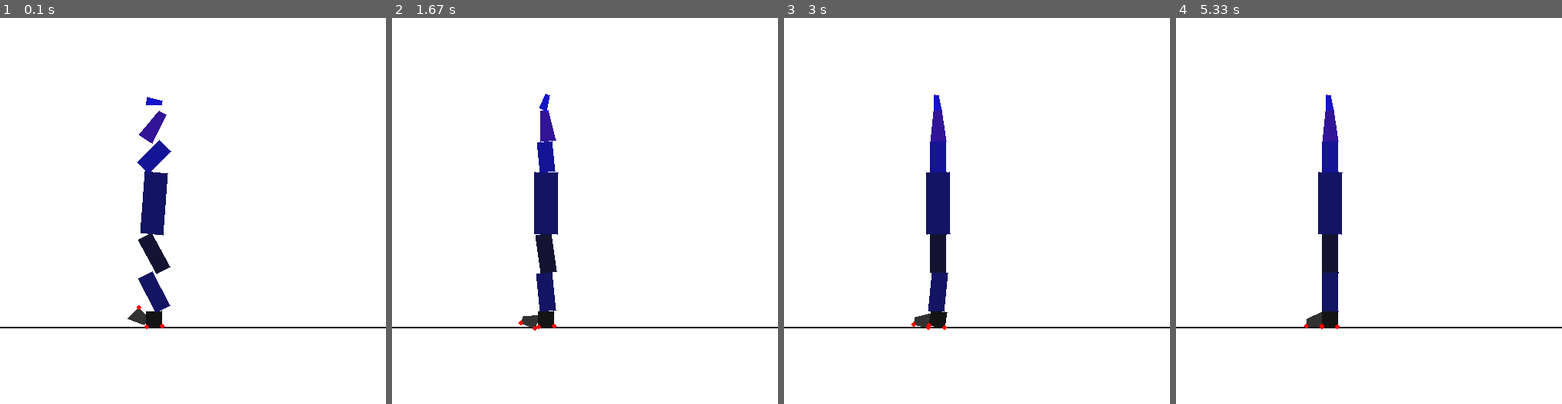
Above: before the commit, frames 1-4 (left to right).
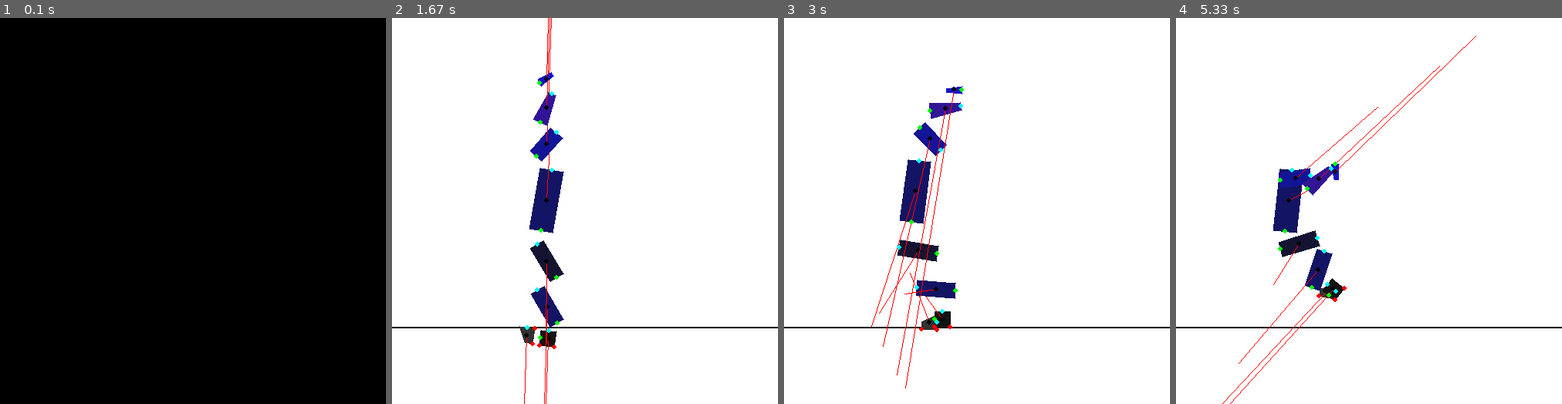
Above: after the commit, the same moments.

Repository: EmixD/Volley_pygame
Game: pygame game, started from main.py
Two runs of this game, one before a commit and one after it. Both use one fixed random seed, a clock stepped at 60 frames per second and the inputs below.
Inputs:
- Up to frame 1 (0.1 s): no input
- Up to frame 2 (1.67 s): no input
- Up to frame 3 (3 s): no input
- Up to frame 4 (5.33 s): no input

The runs differ from the first frame. In frame 1, 99% of the frame differs, in the area x 0-100%, y 0-100%; in frame 2, 2.5%; in frame 3, 4.7%; in frame 4, 5.1%.

Commit message:
fixed some stuff xD

Diff:
--- a/fmussle.py
+++ b/fmussle.py
@@ -1,17 +1,19 @@
 import math
 
+class mussles:
+    def __init__(self,joint,func):
+        self.joint=joint
+        self.func=func #force(time)
 
 def m_default(angle,t):
     return 10000
 
 class m_hold_angle:
     def __init__(self,angle,mom):
-        self.angle=angle
-        self.mom=mom
+        self.angle=angle #angle to hold
+        self.mom=mom #force momentum
     def behaviour(self,angle,t):
-        if(abs(angle-self.angle)>0.1):
-            return self.mom*(angle-self.angle)/abs(angle-self.angle)
-        return (angle-self.angle)*self.mom
+        return -self.mom*math.sin(angle-self.angle)
     def set(self,angle,mom):
         self.angle=angle
         self.mom=mom
--- a/fplayer.py
+++ b/fplayer.py
@@ -5,19 +5,6 @@
 import fplayer_joints as fjoi
 import fworldconfig as fwc
 import fcommon as fcom
-
-
-class col_line:
-    def __init__(self,x0,y0,x1,y1):
-        self.x0=x0
-        self.y0=y0
-        self.x1=x1
-        self.y1=y1
-
-class mussles:
-    def __init__(self,joint,func):
-        self.joint=joint
-        self.func=func #force(time)
 
 class player:
     def __init__(self):
@@ -45,21 +32,21 @@
         jarmhighand=fjoi.joints(trarmhig,0,1,trhand,3,2)
         self.joints=np.array([jtoesfoot,jfootleglow,jleglowleghig,jleggigbody,jbodyarmlow,jarmlowarmhig,jarmhighand])
 
-        m1=fmus.m_hold_angle(0,10000)
-        m2=fmus.m_hold_angle(0,10000)
-        m3=fmus.m_hold_angle(0,10000)
-        m4=fmus.m_hold_angle(0,10000)
-        m5=fmus.m_hold_angle(0,10000)
-        m6=fmus.m_hold_angle(0,10000)
-        m7=fmus.m_hold_angle(0,10000)
+        m1=fmus.m_hold_angle(0,1000)
+        m2=fmus.m_hold_angle(0,1000)
+        m3=fmus.m_hold_angle(0,1000)
+        m4=fmus.m_hold_angle(0,1000)
+        m5=fmus.m_hold_angle(0,1000)
+        m6=fmus.m_hold_angle(0,1000)
+        m7=fmus.m_hold_angle(0,1000)
 
-        mtoesfoot=mussles(jtoesfoot,m1.behaviour)
-        mfootleglow=mussles(jfootleglow,m2.behaviour)
-        mleglowleghig=mussles(jleglowleghig,m3.behaviour)
-        mleggigbody=mussles(jleggigbody,m4.behaviour)
-        mbodyarmlow=mussles(jbodyarmlow,m5.behaviour)
-        marmlowarmhig=mussles(jarmlowarmhig,m6.behaviour)
-        marmhighand=mussles(jarmhighand,m7.behaviour)
+        mtoesfoot=fmus.mussles(jtoesfoot,m1.behaviour)
+        mfootleglow=fmus.mussles(jfootleglow,m2.behaviour)
+        mleglowleghig=fmus.mussles(jleglowleghig,m3.behaviour)
+        mleggigbody=fmus.mussles(jleggigbody,m4.behaviour)
+        mbodyarmlow=fmus.mussles(jbodyarmlow,m5.behaviour)
+        marmlowarmhig=fmus.mussles(jarmlowarmhig,m6.behaviour)
+        marmhighand=fmus.mussles(jarmhighand,m7.behaviour)
 
         self.mussles=[mtoesfoot,mfootleglow,mleglowleghig,mleggigbody,mbodyarmlow,marmlowarmhig,marmhighand]
     def calc_forces(self):
@@ -108,3 +95,5 @@
         for t in self.traps:
             t.draw(screen)
             t.draw_col(screen)
+        for j in self.joints:
+            j.draw(screen)
--- a/fplayer_joints.py
+++ b/fplayer_joints.py
@@ -1,5 +1,6 @@
 import math
 import numpy as np
+import pygame
 
 import fworldconfig as fwc
 
@@ -27,3 +28,6 @@
         r0=self.traps[0].pts[self.p12]-self.traps[0].pts[self.p11]
         r1=self.traps[1].pts[self.p22]-self.traps[1].pts[self.p21]
         return math.atan2(r1[1],r1[0])-math.atan2(r0[1],r0[0])
+    def draw(self,screen):
+        pygame.draw.circle(screen, (0, 255, 255),self.getr0(),3)
+        pygame.draw.circle(screen, (0, 255, 0),self.getr1(),3)
--- a/fplayer_trap.py
+++ b/fplayer_trap.py
@@ -9,9 +9,9 @@
         self.color=color #color for display
         #static hardcoded
         self.m=1.0 #mass
-        self.i=100.0 #inertia moment
-        self.frict=0.2 #lateral friction
-        self.frictw=10.0 #rotational friction
+        self.i=10000.0 #inertia moment
+        self.frict=0.1 #lateral friction
+        self.frictw=1.0 #rotational friction
         #init static
         self.col_ball=[] #collision lines (given by indexes of 2 pts)
         self.col_floor=[] #collision points (by index)
@@ -57,7 +57,7 @@
         self.ptschanged=True
         self.update_pts()
     def move(self,dr):
-        self.center+self.center+dr
+        self.center=self.center+dr
         self.ptschanged=True
     def rotate(self,angrad):
         self.rot=self.rot+angrad
@@ -76,7 +76,6 @@
     #draw
     def draw(self,screen):
         self.update_pts()
-        # print(self.pts)
         pygame.draw.polygon(screen,self.color, self.pts)
     def draw_col(self,screen):
         self.update_pts()
@@ -84,3 +83,5 @@
             pygame.draw.line(screen, (255, 0, 0),self.pts[l[0]],self.pts[l[1]])
         for v in self.col_floor:
             pygame.draw.circle(screen, (255, 0, 0),self.pts[v],3)
+        pygame.draw.line(screen, (255, 0, 0),self.center,self.center+self.force_cm*0.15,1)
+        pygame.draw.circle(screen, (0, 0, 0),self.center,3)
--- a/fworldconfig.py
+++ b/fworldconfig.py
@@ -1,9 +1,9 @@
 g=100.0 #gravity
 groundforce=100.0
-jforce=100.0
+jforce=500.0 #500
 grfr=10
 grfrw=0
 airfr=0.05
-airfrw=100
-jfr=10
-jfrw=500
+airfrw=100.0
+jfr=100.0
+jfrw=10000.0
--- a/main.py
+++ b/main.py
@@ -12,9 +12,10 @@
 screen = pygame.display.set_mode([500, 500])
 running = True
 nsins=1000000000
-frametime = 0.002*nsins # 1/fps in ns
-speed = 0.5
+frametime = 0.0001*nsins # 1/fps in ns
+speed = 0.1
 p1=fp.player()
+skip_frames=50
 # frametime = 0.02*nsins # 1/fps in ns
 print("===============================")
 
@@ -29,13 +30,13 @@
 
 
 def redraw():
-    global p1,gr
+    global p1
     screen.fill((255, 255, 255))
     fcom.ground.draw(screen)
     p1.draw(screen)
     pygame.display.flip()
 
-
+iskip=0
 while running:
     while True:
         for event in pygame.event.get():
@@ -46,8 +47,11 @@
             break
     dt=time.time_ns()-t
     calc(t,dt)
-    redraw()
+    if(iskip==skip_frames):
+        redraw()
+        iskip=0
     t=time.time_ns()
+    iskip=iskip+1
 
 pygame.quit()
 print("MAIN HALT")
